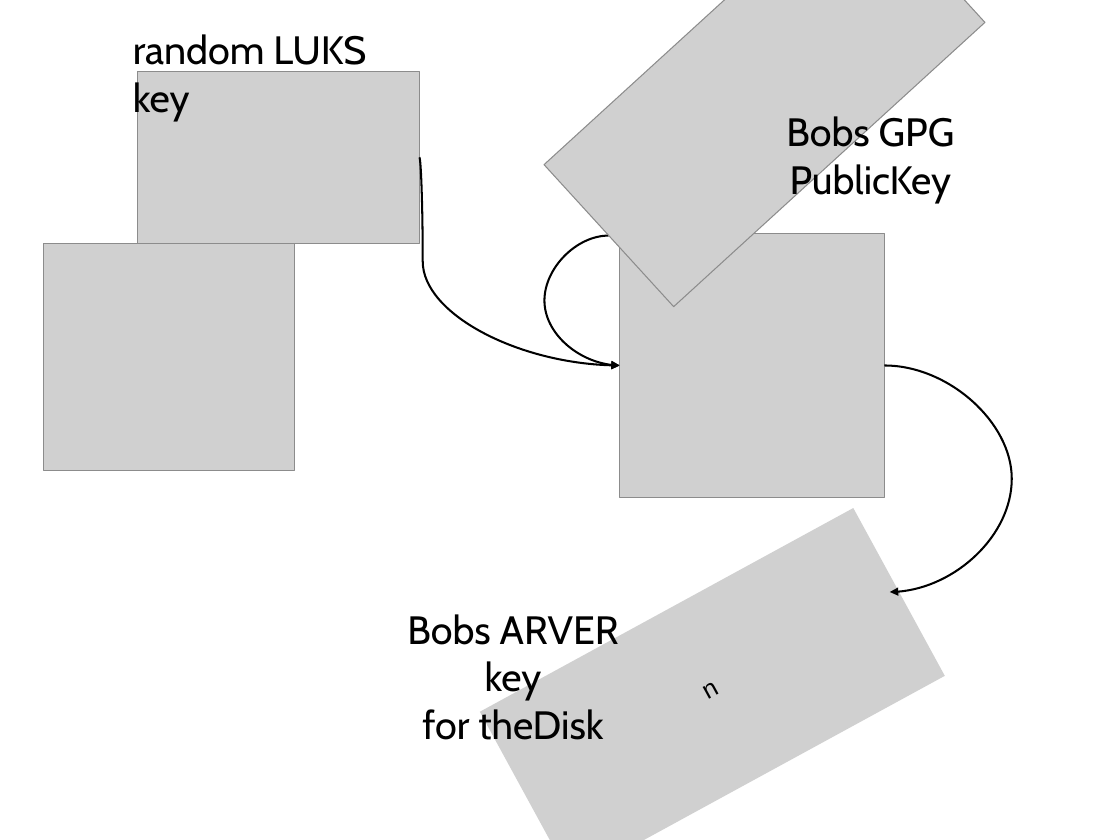
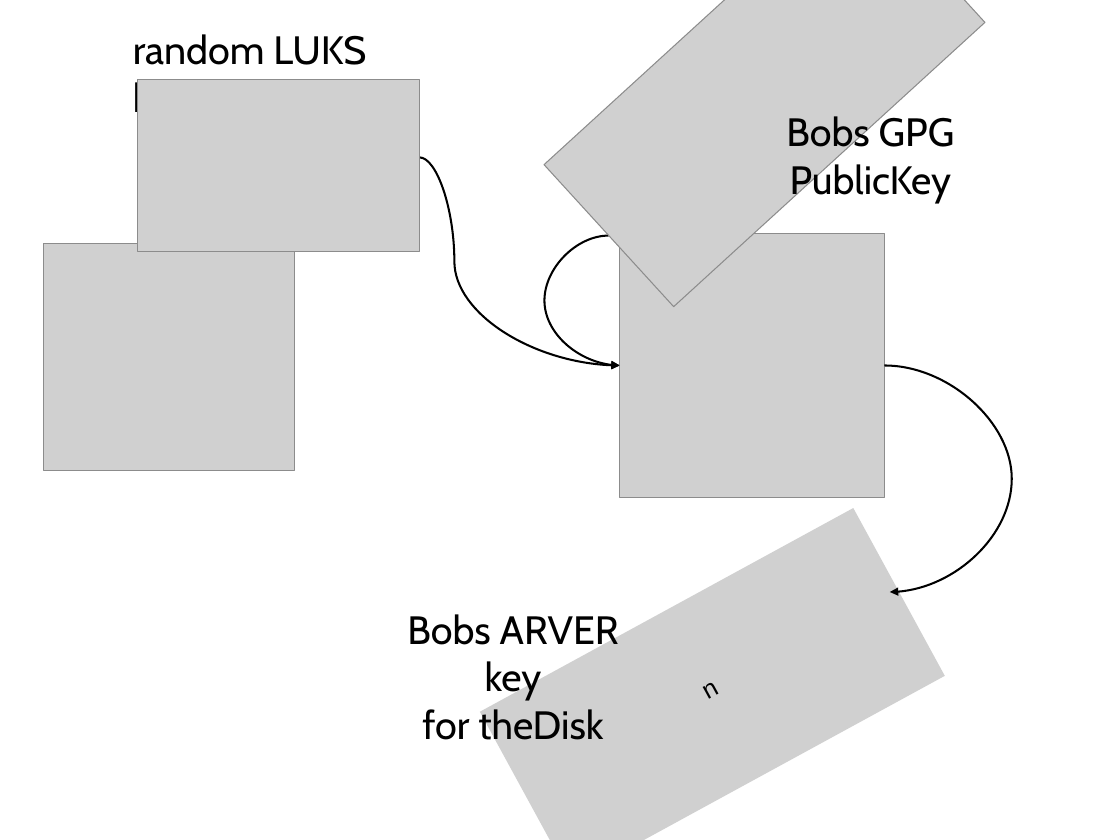
Before and after one commit to arver/arver, a slide deck: slide 11 of presentation/28c3.odp (slide 12 before the commit). Drawn at 1120x840 pixels with LibreOffice and Linux fonts; fonts in the diff are those of the drawing; grey boxes stand for pictures. Boxes give left, top, right and bottom in pixels: in the first picture for what was removed or moved away, otherwise in the second. Text is boxed around its words. In the diff, an @@ line names an element or a change of style, - is before the commit and + after.

```diff
--- a/presentation/28c3.odp
+++ b/presentation/28c3.odp
@@ picture: place and size @@
-picture at <box>138,71,420,244</box>
+picture at <box>138,79,420,252</box>
@@ curved arrow (420, 158) - (620, 366): route changed @@
```
Also in this commit, not shown: 8 other slides changed, 4 slides added, 3 slides removed, 1 other file.
